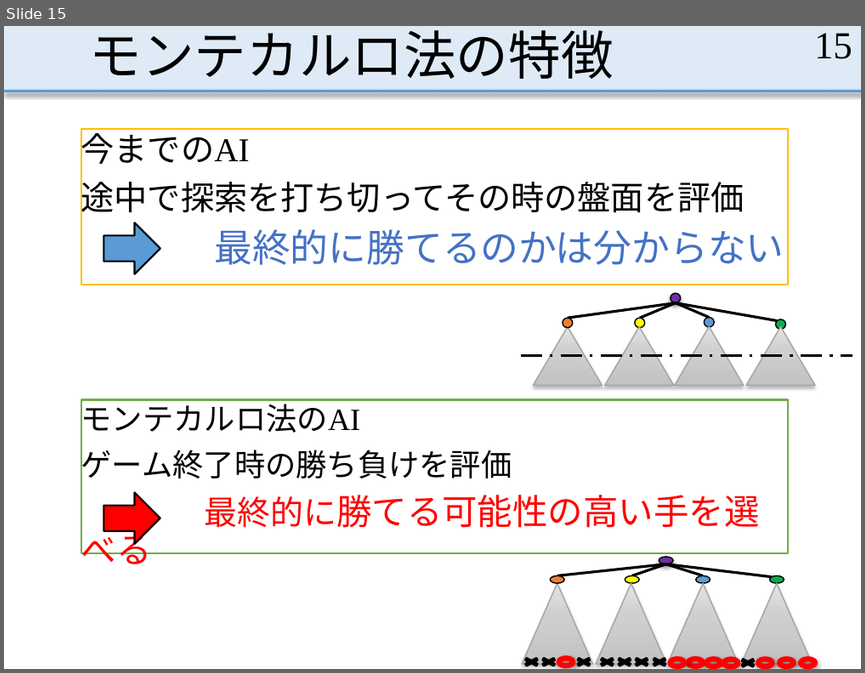
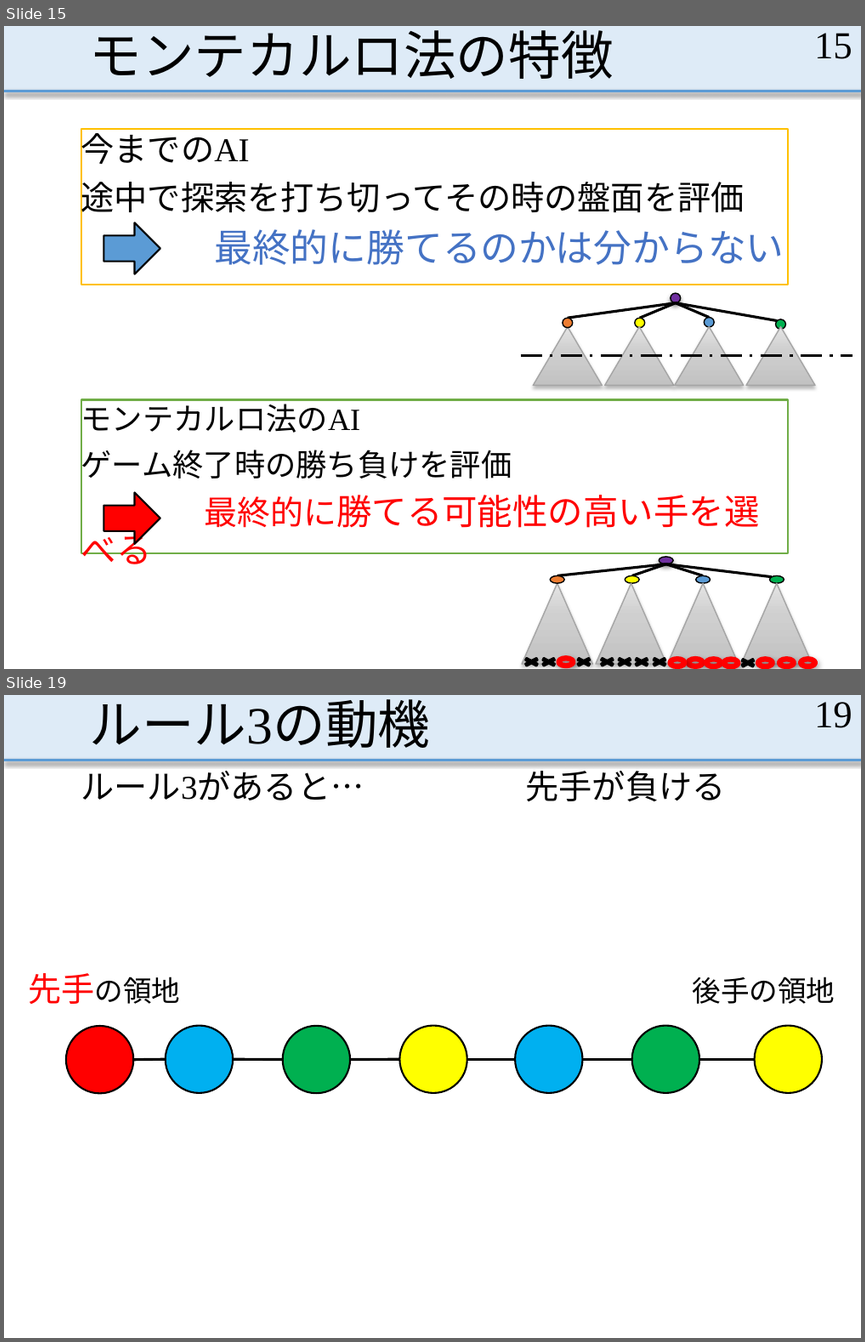
Before and after one commit to MasayaOda/SR, a slide deck: 中間発表1210.pptx. Shown one above the other, each under a label of ours: slide 15 before the commit, slides 15 and 19 after it; the slides between them are not shown. The pictures are 865x673 and 865x1342 pixels, drawn with LibreOffice and Linux fonts; fonts in the diff are those of the drawing. Boxes give left, top, right and bottom in pixels: in the first picture for what was removed or moved away, otherwise in the second. Text is boxed around its words. In the diff, an @@ line names an element or a change of style, - is before the commit and + after.

```diff
--- a/中間発表1210.pptx
+++ b/中間発表1210.pptx
@@ slide 19 added at bbox=[4, 695, 861, 1338], background #FFFFFF; not listed: 2 template elements that a slide beside it also shows @@
@@ title added at bbox=[90, 699, 431, 748], 44 pt, text #000000 @@
+ルール3の動機
@@ page number added at bbox=[814, 702, 852, 728], 32 pt, text #000000 @@
+19
@@ text added at bbox=[81, 765, 364, 800], 28 pt, text #000000 @@
+ルール3があると…
@@ text added at bbox=[526, 765, 726, 801], 28 pt, text #000000 @@
+先手が負ける
@@ text added at bbox=[28, 973, 181, 1004], 24 pt, text #000000 @@
+先手の領地
@@ text added at bbox=[692, 976, 834, 1004], 24 pt, text #000000 @@
+後手の領地
@@ ellipse added at bbox=[66, 1026, 133, 1094], fill #FF0000, outline #000000 1.5 pt @@
@@ ellipse added at bbox=[166, 1025, 233, 1093], fill #00B0F0, outline #000000 1.5 pt @@
@@ ellipse added at bbox=[283, 1026, 350, 1094], fill #00B050, outline #000000 1.5 pt @@
@@ ellipse added at bbox=[400, 1025, 467, 1093], fill #FFFF00, outline #000000 1.5 pt @@
@@ ellipse added at bbox=[515, 1025, 582, 1093], fill #00B0F0, outline #000000 1.5 pt @@
@@ ellipse added at bbox=[632, 1025, 699, 1093], fill #00B050, outline #000000 1.5 pt @@
@@ ellipse added at bbox=[755, 1025, 823, 1093], fill #FFFF00, outline #000000 1.5 pt @@
@@ line added from (133, 1059) to (166, 1059), #000000 2.25 pt @@
@@ line added from (233, 1059) to (283, 1059), #000000 2.25 pt @@
@@ line added from (350, 1059) to (400, 1059), #000000 2.25 pt @@
@@ line added from (466, 1059) to (515, 1059), #000000 2.25 pt @@
@@ line added from (582, 1059) to (632, 1059), #000000 2.25 pt @@
@@ line added from (699, 1059) to (755, 1059), #000000 2.25 pt @@
```
Also in this commit, not shown: 9 slides changed, 8 other slides added.
